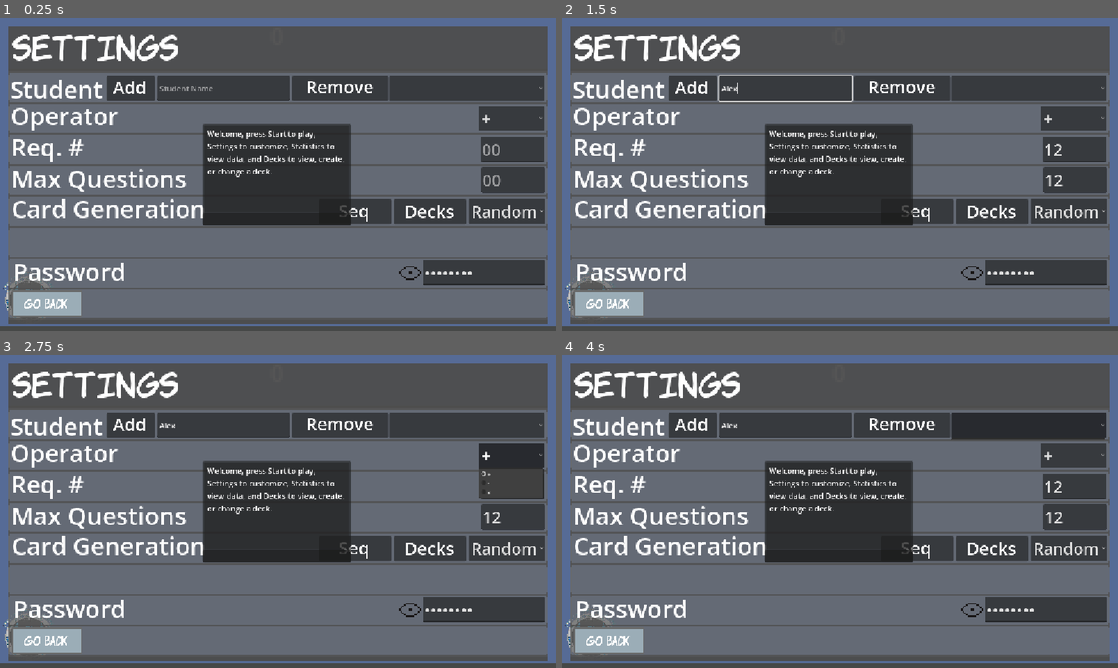
Above: before the commit, frames 1-4 (two rows, left to right).
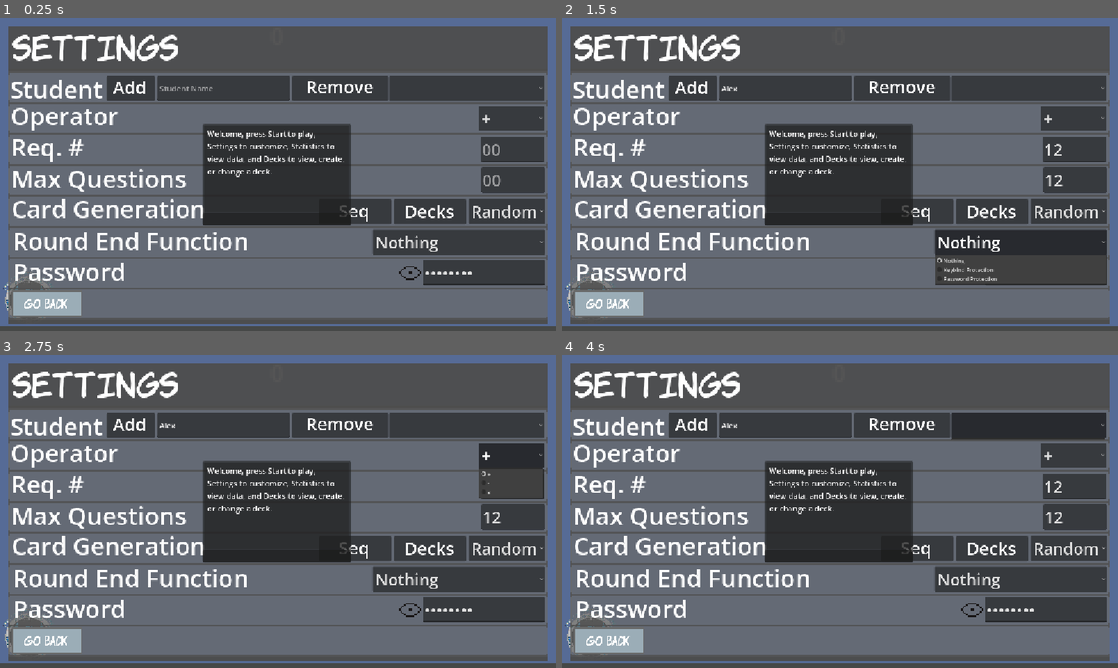
Above: after the commit, the same moments.

Repository: 255-Ping/Flashcards
Game: Godot game, scene res://Scenes/flash_card_main.tscn
Same seed, same stepped clock (60 frames per second), same inputs: the game is played once before the commit and once after it.
Inputs (mouse positions are in pixels of both pictures, inside the frame that each line leads up to):
- Up to frame 1 (0.25 s): no input
- Up to frame 2 (1.5 s): click (1073, 149) at 0.52 s; type "12" at 0.6 s; click (1073, 180) at 0.75 s; type "12" at 0.83 s; click (784, 89) at 0.98 s; type "Alex" at 1.07 s; click (1023, 243) at 1.25 s, where only the run after the commit has a clickable "Nothing"
- Up to frame 3 (2.75 s): click "+" at 2 s
- Up to frame 4 (4 s): click "Random" at 2.75 s; click "Student" at 3.5 s

The runs differ from the first frame. In frame 1, 3.4% of the frame differs, in the area x 2-98%, y 67-76%; in frame 2, 4.9%, in the area x 2-98%, y 18-86%; in frame 3, 3.4%; in frame 4, 3.4%.

Commit message:
Round end function setting addition

Diff:
--- a/Scenes/flash_card_main.tscn
+++ b/Scenes/flash_card_main.tscn
@@ -518,6 +518,33 @@
 theme_override_font_sizes/font_size = 48
 text = "Card Generation"
 
+[node name="RoundEndFunction" type="OptionButton" parent="Settings" unique_id=378167121]
+layout_mode = 0
+offset_left = 772.0
+offset_top = 438.0
+offset_right = 1282.0
+offset_bottom = 513.0
+scale = Vector2(0.7, 0.7)
+theme_override_font_sizes/font_size = 48
+selected = 0
+item_count = 3
+popup/item_0/text = "Nothing"
+popup/item_0/id = 0
+popup/item_1/text = "Keybind Protection"
+popup/item_1/id = 1
+popup/item_2/text = "Password Protection"
+popup/item_2/id = 2
+
+[node name="RoundEndFunctionLabel" type="Label" parent="Settings/RoundEndFunction" unique_id=942512648]
+layout_mode = 0
+offset_left = -1065.7144
+offset_top = -17.142872
+offset_right = -599.71436
+offset_bottom = 70.85713
+scale = Vector2(1.5, 1.5)
+theme_override_font_sizes/font_size = 48
+text = "Round End Function"
+
 [node name="Student" type="OptionButton" parent="Settings" unique_id=122845966]
 layout_mode = 0
 offset_left = 807.0
@@ -1112,6 +1139,7 @@
 [connection signal="text_changed" from="Settings/RequiredNumber" to="." method="_on_required_number_text_changed"]
 [connection signal="text_changed" from="Settings/MaxQuestions" to="." method="_on_max_questions_text_changed"]
 [connection signal="item_selected" from="Settings/CardGeneration" to="." method="_on_card_generation_item_selected"]
+[connection signal="item_selected" from="Settings/RoundEndFunction" to="." method="_on_round_end_function_item_selected"]
 [connection signal="item_selected" from="Settings/Student" to="." method="_on_student_item_selected"]
 [connection signal="text_submitted" from="Settings/Password" to="." method="_on_password_text_submitted"]
 [connection signal="pressed" from="Settings/Password/PasswordVisionButton" to="." method="_on_password_vision_button_pressed"]
--- a/Scripts/flash_cards.gd
+++ b/Scripts/flash_cards.gd
@@ -54,6 +54,7 @@
 var playing: bool
 var admin_present: bool
 var qpm: float
+var round_end_function: String
 
 #Settings
 var max_questions: int
@@ -192,6 +193,7 @@
 	style = "column" #flat, column
 	max_questions = 10
 	card_generation = "random"
+	round_end_function = "nothing"
 	card_number = 0
 	print("Defaults Loaded")
 
@@ -244,6 +246,7 @@
 	#Debug forcible end round
 	if Input.is_action_just_pressed("end_round") and debug_mode:
 		round_manager.force_end_round("Debug Force End")
+		card_number = 0
 		print("[DEBUG] Round Force Ended")
 	#Enable mouse after round has completed
 	if Input.is_action_just_pressed("complete_round"):
@@ -411,6 +414,7 @@
 			counter.text = str(completed_problems, "/", max_questions)
 			if completed_problems >= max_questions:
 				round_manager.end_round()
+				audio.play()
 				return
 		elif card_generation == "deck":
 			card_number += 1
@@ -454,6 +458,9 @@
 #MAIN MENU BUTTONS
 #------------------------------
 
+func open_round_menu():
+	restart_round_menu.visible = true
+
 #Start Round Button
 func _on_start_button_pressed() -> void:
 	round_manager.start_round()
@@ -521,6 +528,14 @@
 		card_generation = "random"
 	if index == 1:
 		card_generation = "deck"
+
+func _on_round_end_function_item_selected(index: int) -> void:
+	if index == 0:
+		round_end_function = "nothing"
+	if index == 1:
+		round_end_function = "keybind"
+	if index == 2:
+		round_end_function = "password"
 
 #Required Number text checker and submitter
 func _on_required_number_text_changed(_new_text: String) -> void:
@@ -862,6 +877,8 @@
 		open_sequence_menu()
 	if menu == "open_folder":
 		open_flashcards_folder()
+	if menu == "round_end":
+		open_round_menu()
 
 #Update password, sets password to something else in settings ui
 func _on_password_text_submitted(new_text: String) -> void:
--- a/Scripts/round_manager.gd
+++ b/Scripts/round_manager.gd
@@ -67,6 +67,14 @@
 
 	main.save_student_data(loaded,new_rounds_completed)
 	main.playing = false
+	if main.round_end_function == "nothing":
+		main.admin_present = true
+		Input.set_mouse_mode(Input.MOUSE_MODE_VISIBLE)
+	if main.round_end_function == "password":
+		main.admin_present = true
+		main.restart_round_menu.visible = false
+		main.create_password("round_end")
+		Input.set_mouse_mode(Input.MOUSE_MODE_VISIBLE)
 	main.create_popup("Round Complete! Wait for Help.", -1, "round_complete")
 
 func force_end_round(reason: String):
